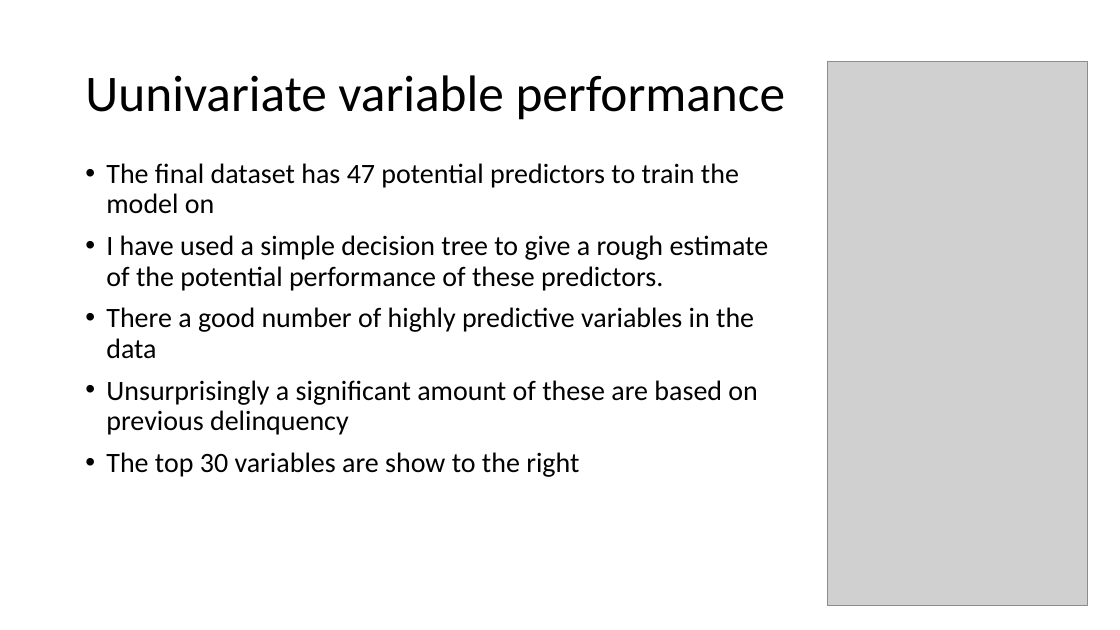
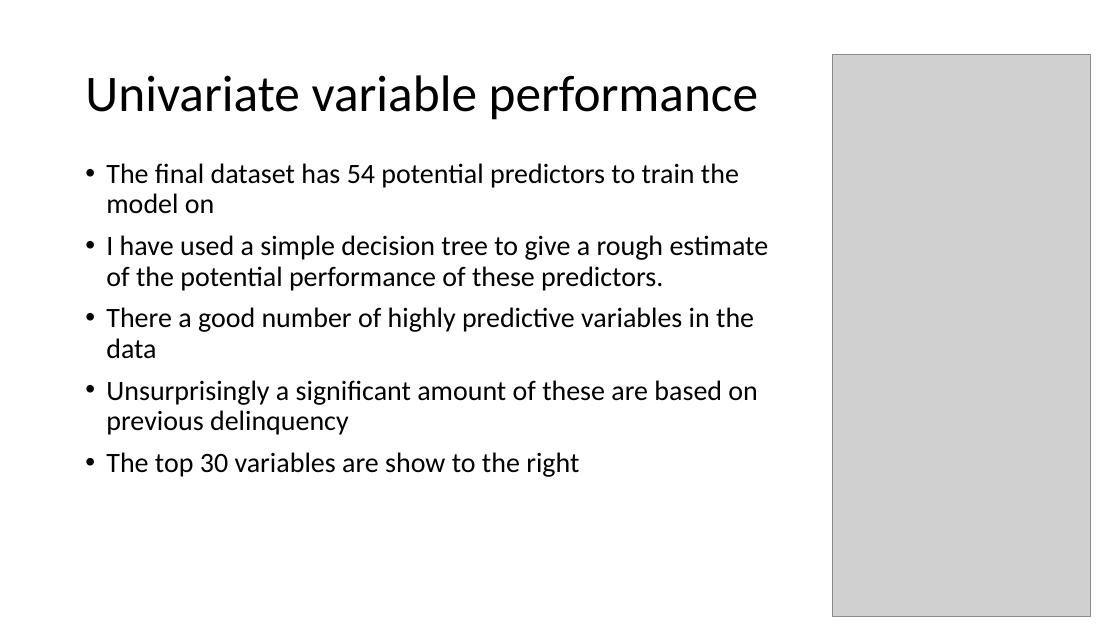
Before and after one commit to matthewjones-perth/givemesomecredit, a slide deck: slide 27 of Paidy Dataset Exercise.pptm (slide 26 before the commit). Drawn at 1120x630 pixels with LibreOffice and Linux fonts; fonts in the diff are those of the drawing; grey boxes stand for pictures. Boxes give left, top, right and bottom in pixels: in the first picture for what was removed or moved away, otherwise in the second. Text is boxed around its words. In the diff, an @@ line names an element or a change of style, - is before the commit and + after.

```diff
--- a/Paidy Dataset Exercise.pptm
+++ b/Paidy Dataset Exercise.pptm
@@ picture resized from (x1=828, y1=61, x2=1087, y2=606) to (x1=833, y1=55, x2=1091, y2=617) @@
@@ title at (x1=85, y1=75, x2=759, y2=120): text changed @@
-Uunivariate variable performance
+Univariate variable performance
@@ text at (x1=106, y1=163, x2=739, y2=214): text changed @@
-• The final dataset has 47 potential predictors to train the model on
+• The final dataset has 54 potential predictors to train the model on
```
Also in this commit, not shown: 16 other slides changed, 2 slides added, 1 slide removed, 2 other files.
